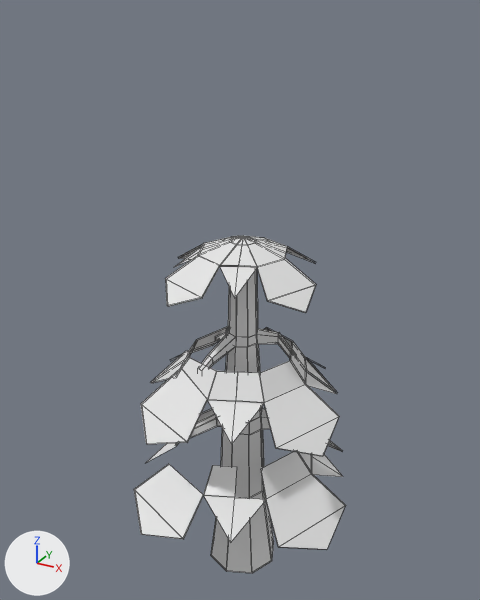
What one commit did to the FBX model Assets/Models/Pino Puntiagudo Marchitandose.fbx.
Both versions are drawn from a 50 mm lens placed at (-4.71, -7.06, 6.88), pointed at (-8.66, 0.13, 3.28). The lights are fixed; the arrows at lower left show +X, +Y and +Z. Mesh edges are drawn as thin lines. Vertices at the same position are counted once.

The first picture shows 'Pino Puntiagudo Marchitandose'.
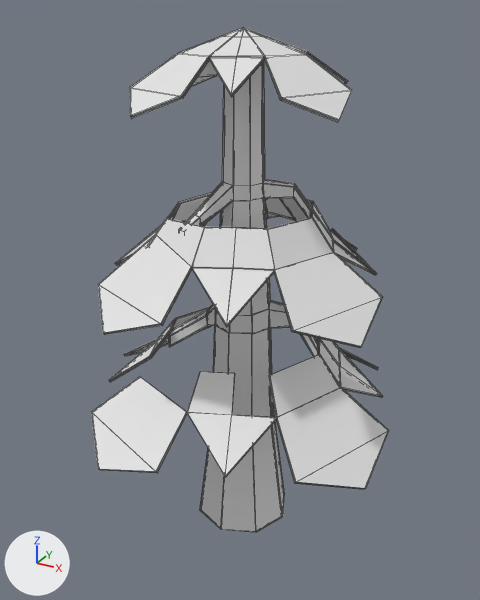
What differs and where, as boxes (x1, y1, x2, y2) in the pictures (480 x 600 px):
```json
{"object": "Pino Puntiagudo Marchitandose", "change": "reshaped, moved, rescaled", "before": [134, 236, 346, 573], "after": [91, 27, 389, 532], "on screen": "40% wider, 50% taller"}
{"part": 1, "of": "me_circle_003", "change": "added", "after": [91, 51, 389, 489]}
```

The change, as JSON lines over the scene's bpy script:
```json
{"block": "me_circle_003", "where": "# used by ob_pino_puntiagudo_marchitandose; location = (-8.57, 0.02, 2.06); rotation_euler = (1.571, 0.0, 0.0), in degrees (90, 0, 0); scale = (0.01, 0.01, 0.01)"}
{"op": "remove", "block": "me_circle_003", "code": "me_circle_003.from_pydata(...)  # 448 vertices, 325 faces; spans x -160.0..165.0, y -298.0..219.0, z -161.0..164.0"}
{"op": "add", "block": "me_circle_003", "code": "me_circle_003.from_pydata(...)  # 910 vertices, 924 faces; spans x -161.0..166.0, y -298.0..219.0, z -161.0..165.0"}
{"block": "me_circle_003", "change": "me_circle_003 part 1: 462 vertices added at x -161.0..166.0, y -298.0..218.0, z -161.0..165.0"}
{"op": "set", "path": "ob_pino_puntiagudo_marchitandose.location", "old": "(-8.57, 0.02, 2.06)", "new": "(-8.57, 0.02, 3.86)"}
{"op": "set", "path": "ob_pino_puntiagudo_marchitandose.scale", "old": "(0.01, 0.01, 0.01)", "new": "(0.0129, 0.0129, 0.0129)"}
```
